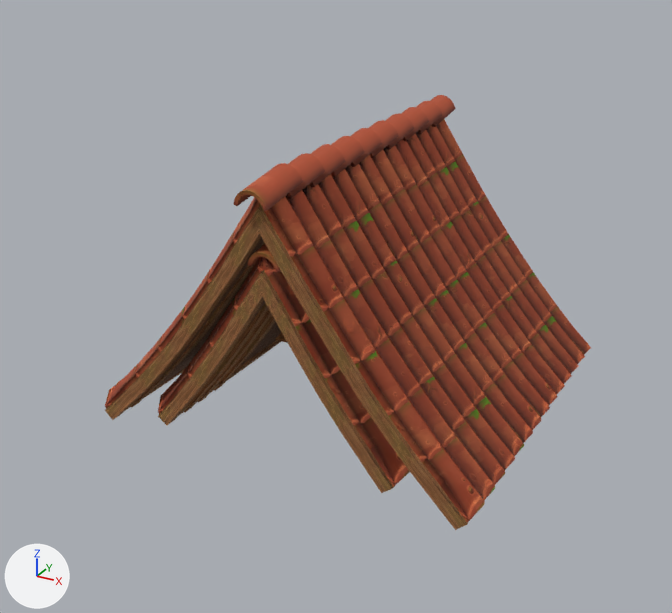
Before and after pictures for a commit that changed the glTF model kit-village.glb.
Rendered twice from a 50 mm lens placed at (8.24, -16.12, 9.02), pointed at (-0.24, -0.72, 1.32). The lights are fixed; the arrows at lower left show +X, +Y and +Z. The older version comes first. Where no turn or scale is listed for an object, it has been applied to the vertices.

Before the edit, the objects in view are built like this:
```python
me_cube_074 = bpy.data.meshes.new('Cube.074')
me_cube_074.from_pydata(...)  # 1395 vertices, 2520 faces; spans x -2.76..2.76, y -3.79..3.79, z -0.52..3.72
# faces by material slot: [720, 1800]
me_cube_074.materials.append(mat_mi_woodtrim)
me_cube_074.materials.append(mat_mi_roundtiles)
me_cube_110 = bpy.data.meshes.new('Cube.110')
me_cube_110.from_pydata(...)  # 1115 vertices, 1996 faces; spans x -2.76..2.76, y -2.82..2.74, z -0.52..3.73
# faces by material slot: [720, 1276]
me_cube_110.materials.append(mat_mi_woodtrim)
me_cube_110.materials.append(mat_mi_roundtiles)
me_cube_152 = bpy.data.meshes.new('Cube.152')
me_cube_152.from_pydata(...)  # 1779 vertices, 3244 faces; spans x -4.12..4.12, y -4.09..3.94, z -0.78..4.89
# faces by material slot: [1016, 2228]
me_cube_152.materials.append(mat_mi_woodtrim)
me_cube_152.materials.append(mat_mi_roundtiles)
ob_roof_roundtiles_4x4_001 = bpy.data.objects.new('Roof_RoundTiles_4x4.001', me_cube_110)
ob_roof_roundtiles_4x4_001.location = (0.0, 0.0, 0.0)
ob_roof_roundtiles_4x6_001 = bpy.data.objects.new('Roof_RoundTiles_4x6.001', me_cube_074)
ob_roof_roundtiles_4x6_001.location = (0.0, 0.0, 0.0)
ob_roof_roundtiles_6x6_001 = bpy.data.objects.new('Roof_RoundTiles_6x6.001', me_cube_152)
ob_roof_roundtiles_6x6_001.location = (0.0, 0.0, 0.0)
```
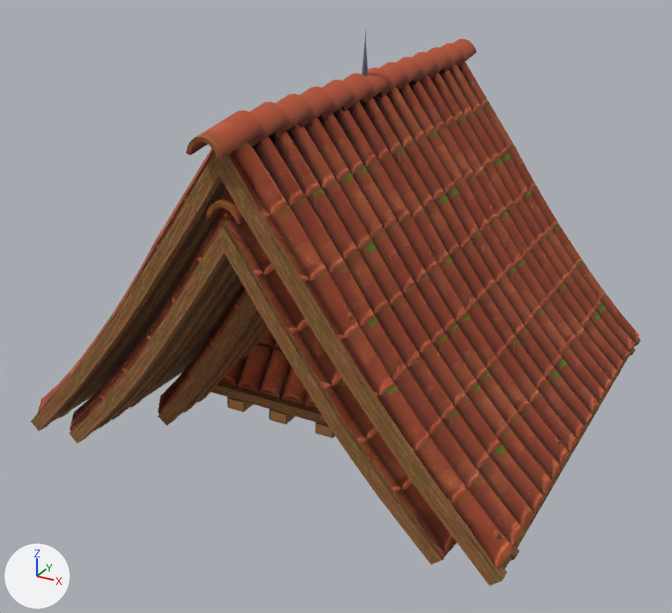
Pixel boxes (x1, y1, x2, y2) of what changed, in the pictures (672 x 613 px):
'Roof_RoundTiles_8x8.001', added (brown): after (31, 39, 641, 586)
    faces in mat_mi_roundtiles: (38, 39, 640, 569)
    faces in mat_mi_woodtrim: (31, 152, 641, 586)
'Roof_RoundTiles_6x4.001', added (brown): after (69, 193, 457, 565)
    faces in mat_mi_woodtrim: (69, 223, 444, 565)
    faces in mat_mi_roundtiles: (70, 193, 457, 557)
'Roof_Tower_RoundTiles.001', added (mostly hidden): after (210, 29, 368, 438)
    faces in mat_mi_roundtiles: (220, 330, 318, 409)
    faces in mat_mi_woodtrim: (210, 382, 335, 438)
    faces in mat_mi_metalornaments: (362, 29, 368, 76)
'Roof_RoundTiles_6x6.001', unchanged, covered by the edit: before (105, 95, 591, 530); after (112, 270, 242, 420)
'Roof_RoundTiles_4x6.001', unchanged, covered by the edit: before (158, 244, 410, 493); after (158, 285, 262, 425)

The change, as a diff of the scene's bpy script:
```diff
--- a/kit-village.glb.py
+++ b/kit-village.glb.py
@@ me_cube_037 @@
+me_cube_037.from_pydata(...)  # 2266 vertices, 4024 faces; spans x -2.83..2.83, y -2.71..2.71, z -0.57..6.79
+# faces by material slot: [768, 62, 2960, 234]
+me_cube_037.materials.append(mat_mi_woodtrim)
+me_cube_037.materials.append(mat_mi_rocktrim)
+me_cube_037.materials.append(mat_mi_roundtiles)
+me_cube_037.materials.append(mat_mi_metalornaments)
@@ me_cube_020 @@
+me_cube_020.from_pydata(...)  # 2121 vertices, 3888 faces; spans x -4.98..4.98, y -5.25..5.08, z -0.78..6.0
+# faces by material slot: [896, 2992]
+me_cube_020.materials.append(mat_mi_woodtrim)
+me_cube_020.materials.append(mat_mi_roundtiles)
@@ me_plane_028 @@
+me_plane_028.from_pydata(...)  # 1228 vertices, 2192 faces; spans x -4.12..4.12, y -4.85..0.14, z -0.78..4.89
+# faces by material slot: [1436, 756]
+me_plane_028.materials.append(mat_mi_roundtiles)
+me_plane_028.materials.append(mat_mi_woodtrim)
@@ ob_roof_tower_roundtiles_001 @@
+ob_roof_tower_roundtiles_001 = bpy.data.objects.new('Roof_Tower_RoundTiles.001', me_cube_037)
+ob_roof_tower_roundtiles_001.location = (0.0, 0.0, 0.0)
@@ ob_roof_roundtiles_8x8_001 @@
+ob_roof_roundtiles_8x8_001 = bpy.data.objects.new('Roof_RoundTiles_8x8.001', me_cube_020)
+ob_roof_roundtiles_8x8_001.location = (0.0, 0.0, 0.0)
@@ ob_roof_roundtiles_6x4_001 @@
+ob_roof_roundtiles_6x4_001 = bpy.data.objects.new('Roof_RoundTiles_6x4.001', me_plane_028)
+ob_roof_roundtiles_6x4_001.location = (0.0, 0.0, 0.0)
```
